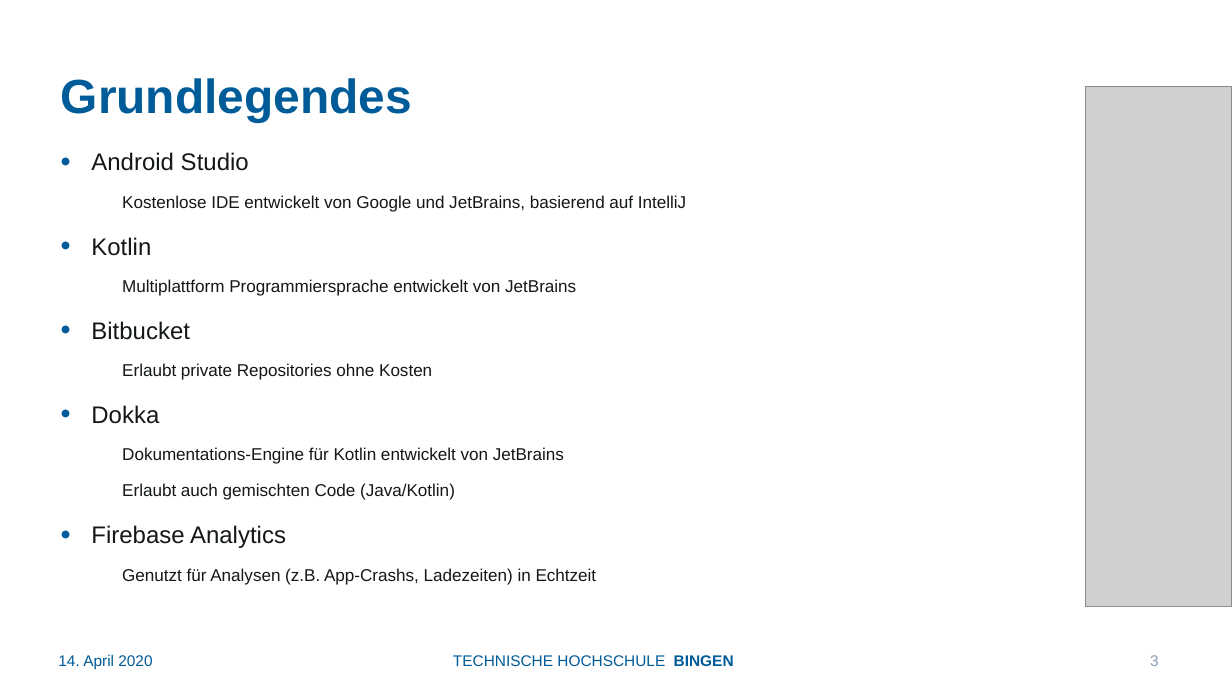
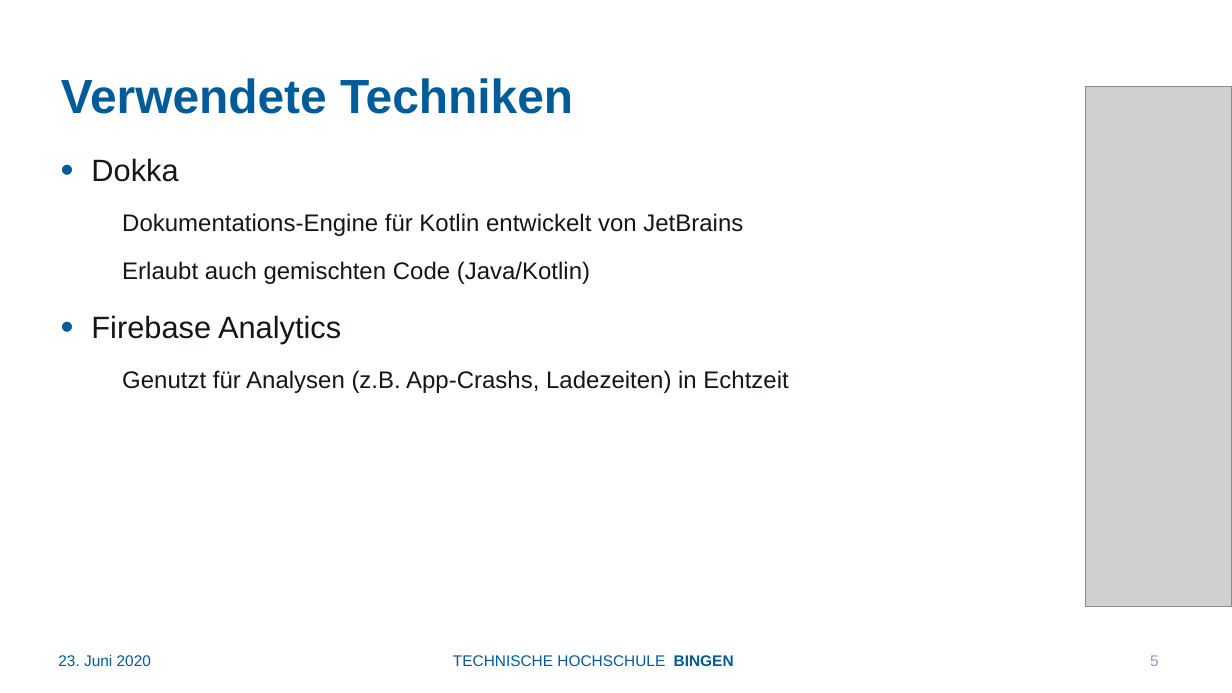
Before and after one commit to jnikodemus/projectearlybird, a slide deck: slide 5 of presentation/PraesentationAndroidWS2019.pptx (slide 3 before the commit). Drawn at 1232x693 pixels with LibreOffice and Linux fonts; fonts in the diff are those of the drawing; grey boxes stand for pictures. Boxes give left, top, right and bottom in pixels: in the first picture for what was removed or moved away, otherwise in the second. Text is boxed around its words. In the diff, an @@ line names an element or a change of style, - is before the commit and + after.

```diff
--- a/presentation/PraesentationAndroidWS2019.pptx
+++ b/presentation/PraesentationAndroidWS2019.pptx
@@ text at <box>61,78,573,114</box>: text changed @@
-Grundlegendes
+Verwendete Techniken
@@ text "Dokka" at <box>91,158,788,393</box>: size 14 to 18 pt in "Dokka", "Firebase Analytics"; size 10 to 14 pt in "Dokumentations-Engine für Kotlin entwickelt von JetBrains", "Erlaubt auch gemischten Code (Java/Kotlin)", "Genutzt für Analysen (z.B. App-Crashs, Ladezeiten) in ..." @@
@@ text at <box>91,152,686,380</box>: paragraphs removed @@
-• Android Studio
-  Kostenlose IDE entwickelt von Google und JetBrains, basierend auf IntelliJ
-• Kotlin
-  Multiplattform Programmiersprache entwickelt von JetBrains
-• Bitbucket
-  Erlaubt private Repositories ohne Kosten
@@ text at <box>58,654,151,666</box>: text changed @@
-14. April 2020
+23. Juni 2020
@@ page number at <box>1150,655,1159,666</box>: text changed @@
-3
+5
```
Also in this commit, not shown: 4 other slides changed, 1 slide added, 1 slide removed.
